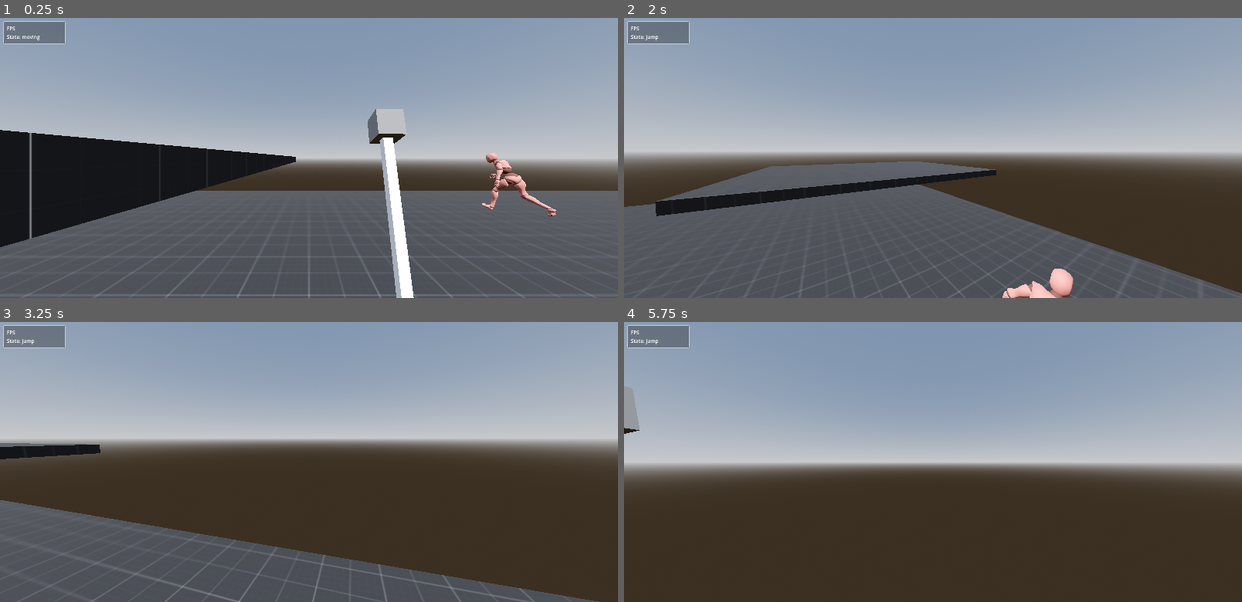
Above: before the commit, frames 1-4 (two rows, left to right).
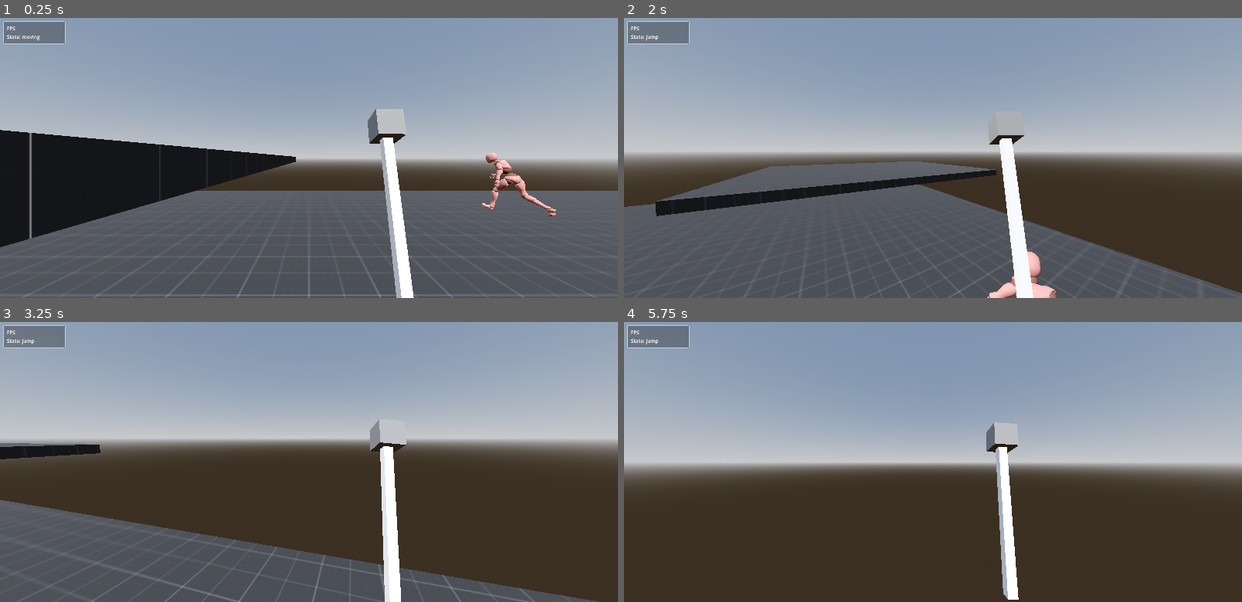
Above: after the commit, the same moments.

Repository: Bessonica/meleeFire
Game: Godot game, scene res://Scenes/Level/level.tscn
Same seed, same stepped clock (60 frames per second), same inputs: the game is played once before the commit and once after it.
Inputs (mouse positions are in pixels of both pictures, inside the frame that each line leads up to):
- Up to frame 1 (0.25 s): no input
- Up to frame 2 (2 s): tap Enter at 0.5 s; move the mouse to (963, 158) at 0.52 s; hold C (Crouch) 0.53-1.28 s; hold W (moveForward) from 0.53 s (still down); tap Space (jump) at 0.77, 1.52 s; move the mouse to (902, 158) at 1.27 s; click (902, 158) at 1.35 s
- Up to frame 3 (3.25 s): keep holding W (moveForward); move the mouse to (321, 456) at 2.02 s; right-click (321, 456) at 2.1 s; move the mouse to (302, 467) at 2.77 s; tap Shift (sprint) at 2.85 s; tap Space (jump) at 3.02 s
- Up to frame 4 (5.75 s): keep holding W (moveForward); move the mouse to (976, 464) at 3.52 s; hold C (Crouch) 3.53-4.28 s; tap Space (jump) at 3.77, 4.52 s; move the mouse to (883, 459) at 4.27 s; click (883, 459) at 4.35 s; move the mouse to (939, 462) at 5.02 s; right-click (939, 462) at 5.1 s

The runs differ from the first frame. In frame 1, less than 0.1% of the frame differs, in the area x 78-90%, y 48-71%; in frame 2, 2.2%, in the area x 58-73%, y 41-100%; in frame 3, 1.6%; in frame 4, 1.8%.

Commit message:
fix: start rotation of weapon on idle state

Diff:
--- a/Scenes/Weapons/sword/sword.tscn
+++ b/Scenes/Weapons/sword/sword.tscn
@@ -94,6 +94,18 @@
 "update": 0,
 "values": [Vector3(0, 0, 0)]
 }
+tracks/3/type = "value"
+tracks/3/imported = false
+tracks/3/enabled = true
+tracks/3/path = NodePath("WeaponPivot:rotation")
+tracks/3/interp = 1
+tracks/3/loop_wrap = true
+tracks/3/keys = {
+"times": PackedFloat32Array(0),
+"transitions": PackedFloat32Array(1),
+"update": 0,
+"values": [Vector3(0, 0, 0)]
+}
 
 [sub_resource type="Animation" id="Animation_euxm4"]
 length = 0.001
